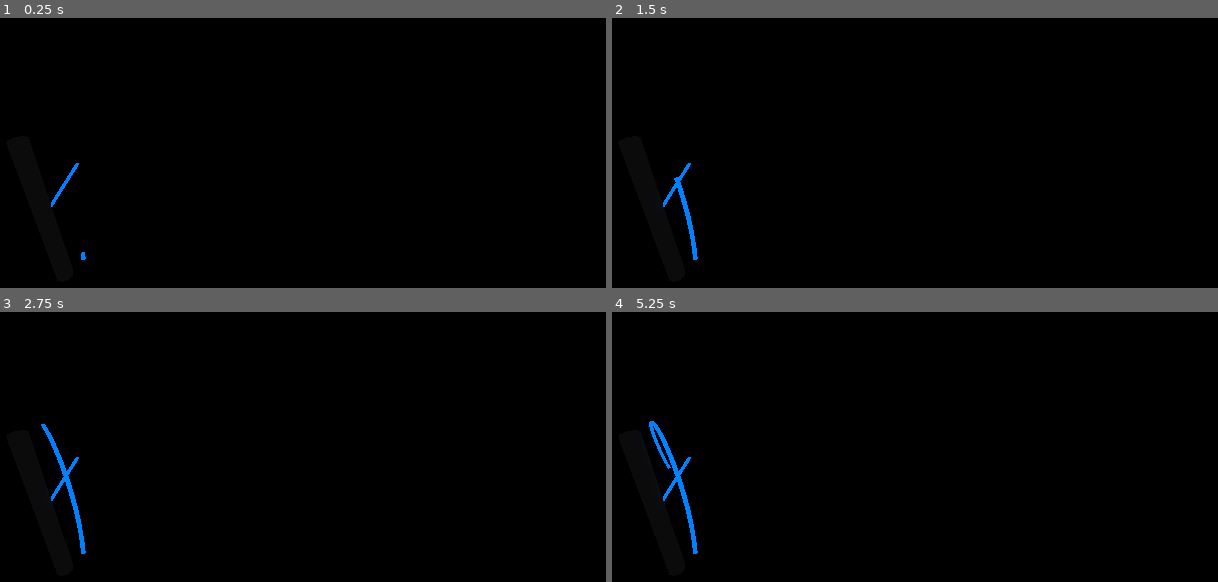
Above: before the commit, frames 1-4 (two rows, left to right).
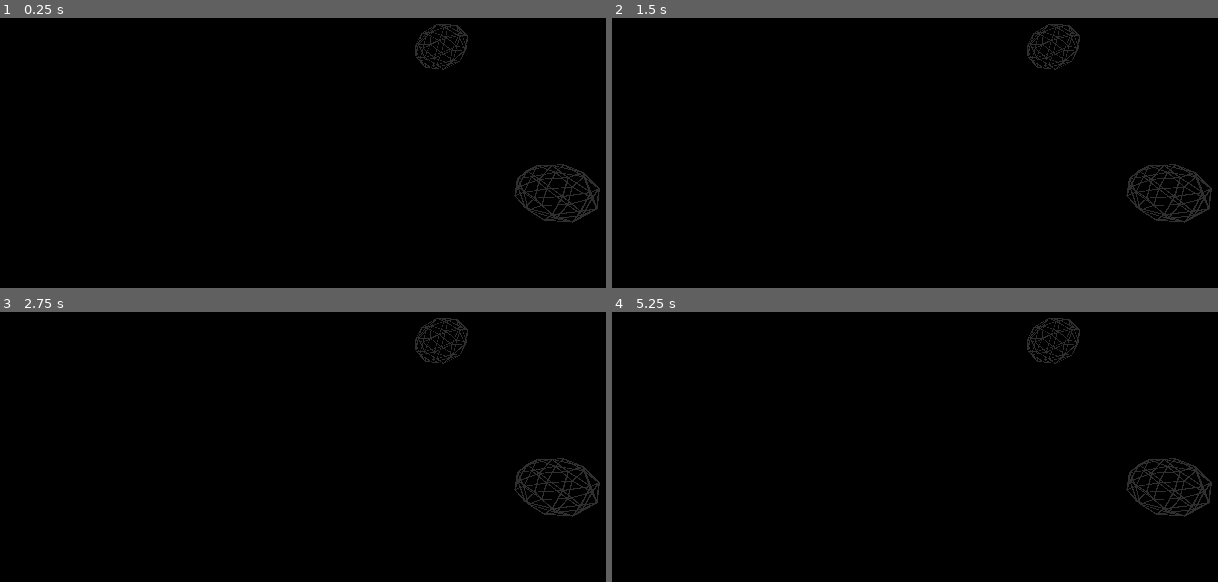
Above: after the commit, the same moments.

Repository: Draradech/NewtonWars3D
Game: Godot game, scene res://main.tscn
The game is run twice, just before and just after one commit, with the same random seed, the same clock (stepped at 60 frames per second) and the same inputs.
Inputs:
- Up to frame 1 (0.25 s): no input
- Up to frame 2 (1.5 s): tap Enter at 0.5 s; tap Space at 1.25 s
- Up to frame 3 (2.75 s): tap Enter at 2 s
- Up to frame 4 (5.25 s): tap Space at 2.75, 4.25 s; tap Enter at 3.5 s

The runs differ from the first frame. In frame 1, 1.5% of the frame differs, in the area x 8-100%, y 2-90%; in frame 2, 1.7%; in frame 3, 1.9%; in frame 4, 2.0%, in the area x 6-100%, y 2-90%.

Commit message:
beamspheres (for planets)

Diff:
--- /dev/null
+++ b/beamsphere.gd
@@ -0,0 +1,120 @@
+class_name BeamSphere
+extends MeshInstance3D
+
+const sides: int = 8
+
+var surface: Array
+var verts: PackedVector3Array
+var indices: PackedInt32Array
+
+const PHI = (1 + sqrt(5)) / 2
+const IPH = 1 / PHI
+
+var ddvert = [
+	Vector3(   1,    1,    1),
+	Vector3(   1,    1,   -1),
+	Vector3(   1,   -1,    1),
+	Vector3(   1,   -1,   -1),
+	Vector3(  -1,    1,    1),
+	Vector3(  -1,    1,   -1),
+	Vector3(  -1,   -1,    1),
+	Vector3(  -1,   -1,   -1),
+	Vector3(   0,  PHI,  IPH),
+	Vector3(   0,  PHI, -IPH),
+	Vector3(   0, -PHI,  IPH),
+	Vector3(   0, -PHI, -IPH),
+	Vector3( PHI,  IPH,    0),
+	Vector3( PHI, -IPH,    0),
+	Vector3(-PHI,  IPH,    0),
+	Vector3(-PHI, -IPH,    0),
+	Vector3( IPH,    0,  PHI),
+	Vector3(-IPH,    0,  PHI),
+	Vector3( IPH,    0, -PHI),
+	Vector3(-IPH,    0, -PHI),
+]
+
+var ddedge = [
+	[ 0,  8], [ 0, 12], [ 0, 16],
+	[ 1,  9], [ 1, 12], [ 1, 18],
+	[ 2, 10], [ 2, 13], [ 2, 16],
+	[ 3, 11], [ 3, 13], [ 3, 18],
+	[ 4,  8], [ 4, 14], [ 4, 17],
+	[ 5,  9], [ 5, 14], [ 5, 19],
+	[ 6, 10], [ 6, 15], [ 6, 17],
+	[ 7, 11], [ 7, 15], [ 7, 19],
+	[ 8,  9], [10, 11],
+	[12, 13], [14, 15],
+	[16, 17], [18, 19],
+]
+
+var ddface = [
+	[ 0,  8,  9,  1, 12],
+	[ 0, 12, 13,  2, 16],
+	[ 0, 16, 17,  4,  8],
+	[ 1,  9,  5, 19, 18],
+	[ 1, 18,  3, 13, 12],
+	[ 2, 10,  6, 17, 16],
+	[ 2, 13,  3, 11, 10],
+	[ 3, 18, 19,  7, 11],
+	[ 4, 14,  5,  9,  8],
+	[ 4, 17,  6, 15, 14],
+	[ 5, 14, 15,  7, 19],
+	[ 6, 10, 11,  7, 15],
+]
+
+func addCylinder(p1: Vector3, p2: Vector3, r: float):
+	var vo = verts.size()
+
+	# calc verts at point 1
+	var dir = (p2 - p1).normalized()
+	var right = dir.cross(Vector3.UP)
+	if right.length_squared() < .1:
+		right = dir.cross(Vector3.FORWARD)
+	right = right.normalized()
+	var vert0 = right * r
+	for i in range(sides):
+		verts.append(vert0.rotated(dir, i * 2 * PI / sides) + p1)
+
+	# calc verts at point 2
+	for i in range(sides):
+		verts.append(vert0.rotated(dir, i * 2 * PI / sides) + p2)
+
+	# tube
+	for i in range(sides + 1):
+		indices.append(vo +       + (0 + i) % sides)
+		indices.append(vo + sides + (0 + i) % sides)
+		indices.append(vo +       + (1 + i) % sides)
+		indices.append(vo +       + (1 + i) % sides)
+		indices.append(vo + sides + (0 + i) % sides)
+		indices.append(vo + sides + (1 + i) % sides)
+
+	# cap start point
+	for i in range(sides - 2):
+		indices.append(vo + 0)
+		indices.append(vo + i + 1)
+		indices.append(vo + i + 2)
+
+	# cap end point
+	for i in range(sides - 2):
+		indices.append(vo + sides + 0)
+		indices.append(vo + sides + i + 2)
+		indices.append(vo + sides + i + 1)
+
+
+func _init(center: Vector3, r1: float, r2: float):
+	surface.resize(Mesh.ARRAY_MAX)
+	surface[Mesh.ARRAY_VERTEX] = verts
+	surface[Mesh.ARRAY_INDEX] = indices
+
+	for edge in ddedge:
+		addCylinder(ddvert[edge[0]].normalized() * r1 + center, ddvert[edge[1]].normalized() * r1 + center , r2)
+	for face in ddface:
+		var vcenter = Vector3.ZERO
+		for corner in face:
+			vcenter += ddvert[corner]
+		vcenter = vcenter.normalized() * r1
+		for corner in face:
+			addCylinder(vcenter + center, ddvert[corner].normalized() * r1 + center, r2)
+
+	mesh = ArrayMesh.new()
+	mesh.add_surface_from_arrays(Mesh.PRIMITIVE_TRIANGLES, surface)
--- a/line3d.gd
+++ b/line3d.gd
@@ -2,7 +2,7 @@
 extends Node3D
 
 const sides: int = 8
-const radius: float = .02
+const radius: float = .5
 const seg_limit: int = 1000 / sides
 
 var material: BaseMaterial3D
--- a/main.tscn
+++ b/main.tscn
@@ -1,10 +1,9 @@
-[gd_scene load_steps=6 format=3 uid="uid://dmv0ts0ud224g"]
+[gd_scene load_steps=5 format=3 uid="uid://dmv0ts0ud224g"]
 
 [ext_resource type="Script" uid="uid://cxgelu4nsk3dv" path="res://spiral.gd" id="2_0xm2m"]
 
 [sub_resource type="Environment" id="Environment_0xm2m"]
 background_mode = 1
-glow_enabled = true
 glow_levels/1 = 2.0
 glow_levels/2 = 1.5
 glow_levels/4 = 0.5
@@ -14,19 +13,13 @@
 glow_blend_mode = 1
 glow_hdr_threshold = 1.2
 
-[sub_resource type="StandardMaterial3D" id="StandardMaterial3D_0xm2m"]
-shading_mode = 0
-albedo_color = Color(0.0784314, 0.0784314, 0.0784314, 1)
-
-[sub_resource type="CylinderMesh" id="CylinderMesh_h2yge"]
-material = SubResource("StandardMaterial3D_0xm2m")
-top_radius = 0.1
-bottom_radius = 0.1
-radial_segments = 8
-
 [sub_resource type="StandardMaterial3D" id="StandardMaterial3D_ig7tw"]
 shading_mode = 0
 albedo_color = Color(0, 0.498039, 1, 1)
+
+[sub_resource type="StandardMaterial3D" id="StandardMaterial3D_h2yge"]
+shading_mode = 0
+albedo_color = Color(0.188235, 0.188235, 0.188235, 1)
 
 [node name="main" type="Node3D"]
 transform = Transform3D(1, 0, 0, 0, 1, 0, 0, 0, 1, 0.0197263, 0.00709414, 0.0119233)
@@ -36,10 +29,9 @@
 
 [node name="Camera3D" type="Camera3D" parent="."]
 transform = Transform3D(0.637739, 0.324966, -0.698346, 0, 0.906645, 0.421895, 0.770253, -0.269059, 0.578202, -0.650224, 2.30312, 3.54644)
-
-[node name="Rod" type="MeshInstance3D" parent="."]
-mesh = SubResource("CylinderMesh_h2yge")
+visible = false
 
 [node name="Spiral" type="Node3D" parent="."]
 script = ExtResource("2_0xm2m")
-material = SubResource("StandardMaterial3D_ig7tw")
+mat_shot = SubResource("StandardMaterial3D_ig7tw")
+mat_planet = SubResource("StandardMaterial3D_h2yge")
--- a/spiral.gd
+++ b/spiral.gd
@@ -1,50 +1,46 @@
 @tool
 extends Node3D
 
-@export var material: BaseMaterial3D
+@export var mat_shot: BaseMaterial3D
+@export var mat_planet: BaseMaterial3D
 
 var tpnext: float = 0.0
-var ppnext: Vector3 = Vector3(0, sin(0), cos(0))
+var ppnext: Vector3 = Vector3(0, 50. * sin(0), 50. * cos(0))
 var tplast: float = 0.0
-var pplast: Vector3 = Vector3(0, sin(0), cos(0))
-var rplast: Vector3 = Vector3(0, sin(0), cos(0))
-var rpnext: Vector3 = Vector3(0, sin(0), cos(0))
+var pplast: Vector3 = Vector3(0, 50. * sin(0), 50. * cos(0))
+var rplast: Vector3 = Vector3(0, 50. * sin(0), 50. * cos(0))
+var rpnext: Vector3 = Vector3(0, 50. * sin(0), 50. * cos(0))
 var rtpnext: float = 0
 var rtplast: float = 0
 
-var tr: float = 0.0
+var rt: float = 0.0
 
 var line: Line3D
-var line2: Line3D
 
 func _ready():
 	line = Line3D.new()
-	line.material = material
-	line2 = Line3D.new()
-	line2.material = material
+	line.material = mat_shot
 	add_child(line)
-	add_child(line2)
-
-	line2.addPoint(Vector3(0,0,0))
-	line2.addPoint(Vector3(.5,.5,0))
-	#line2.addPoint(Vector3(1.,.5,.5))
-	line2.finalize()
+	for i in range(24):
+		var sph = BeamSphere.new(Vector3(randf_range(-1000, 1000), randf_range(-500, 500), randf_range(-500, 500)), randf_range(20, 40), .5)
+		sph.mesh.surface_set_material(0, mat_planet)
+		add_child(sph)
 
 var stop = 0
 func _process(delta: float):
-	if tr + delta > tpnext:
+	if rt + delta > tpnext:
 		return
-	if tr <= tplast and tr + delta > tplast:
+	if rt <= tplast and rt + delta > tplast:
 		line.addPoint(pplast)
 		rplast = pplast
 		rpnext = ppnext
 		rtplast = tplast
 		rtpnext = tpnext
-	tr += delta
-	line.tmpEnd(rplast + (rpnext - rplast) * (tr - rtplast) / (rtpnext - rtplast))
+	rt += delta
+	line.tmpEnd(rplast + (rpnext - rplast) * (rt - rtplast) / (rtpnext - rtplast))
 
 var i: int = 0
-var slowdown: int = 10
+var slowdown: int = 100
 func _physics_process(delta: float):
 	i += 1
 	if i % slowdown == 0:
@@ -53,4 +49,5 @@
 		tpnext += delta * slowdown
 		var tm = tpnext / slowdown
 		var l = 1.
-		ppnext = Vector3(l * tm, sin(l * tm * 2 * PI), cos(l * tm * 2 * PI))
+		var s = 50.
+		ppnext = Vector3(s * l * tm, s * sin(l * tm * 2 * PI), s * cos(l * tm * 2 * PI))
Not shown, added: beamsphere.gd.uid
